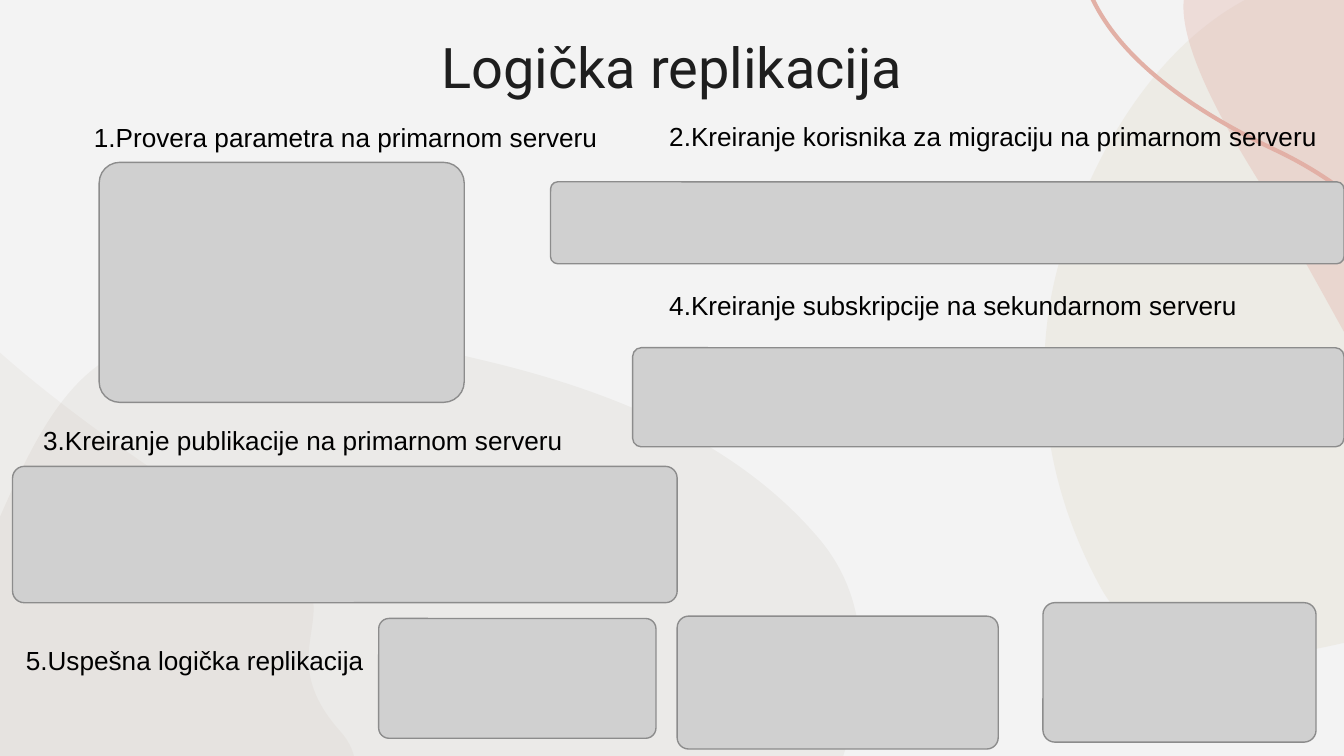
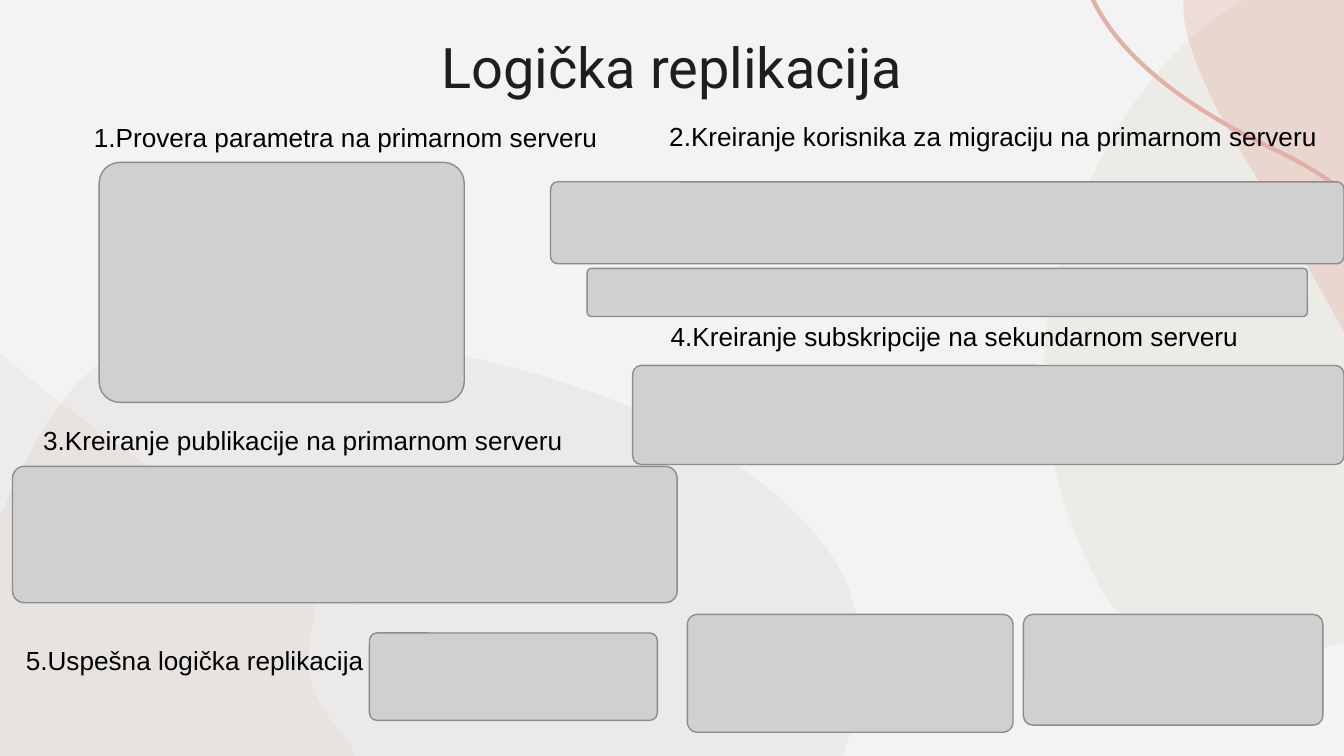
Before and after one commit to Sara-Savic-01/Sistemi-za-upravljanje-bazama-podataka-Tre-i-seminarski-rad, a slide deck: slide 13 of Cluster rešenja kod PostgreSQL baze podataka.pptx. Drawn at 1344x756 pixels with LibreOffice and Linux fonts; fonts in the diff are those of the drawing; grey boxes stand for pictures. Boxes give left, top, right and bottom in pixels: in the first picture for what was removed or moved away, otherwise in the second. Text is boxed around its words. In the diff, an @@ line names an element or a change of style, - is before the commit and + after.

```diff
--- a/Cluster rešenja kod PostgreSQL baze podataka.pptx
+++ b/Cluster rešenja kod PostgreSQL baze podataka.pptx
@@ picture added at bbox=[587, 269, 1308, 317] @@
@@ text "4.Kreiranje subskripcije na sekundarnom serveru": place and size @@
-text "4.Kreiranje subskripcije na sekundarnom serveru" at bbox=[669, 296, 1236, 321]
+text "4.Kreiranje subskripcije na sekundarnom serveru" at bbox=[671, 327, 1237, 352]
@@ picture: place and size @@
-picture at bbox=[633, 348, 1344, 448]
+picture at bbox=[633, 366, 1344, 465]
@@ picture: place and size @@
-picture at bbox=[677, 616, 999, 749]
+picture at bbox=[687, 614, 1012, 732]
@@ picture: place and size @@
-picture at bbox=[1043, 602, 1316, 742]
+picture at bbox=[1023, 614, 1322, 724]
@@ picture: place and size @@
-picture at bbox=[379, 618, 656, 738]
+picture at bbox=[370, 633, 657, 720]
```
Also in this commit, not shown: 1 other slide changed, 2 other files.
